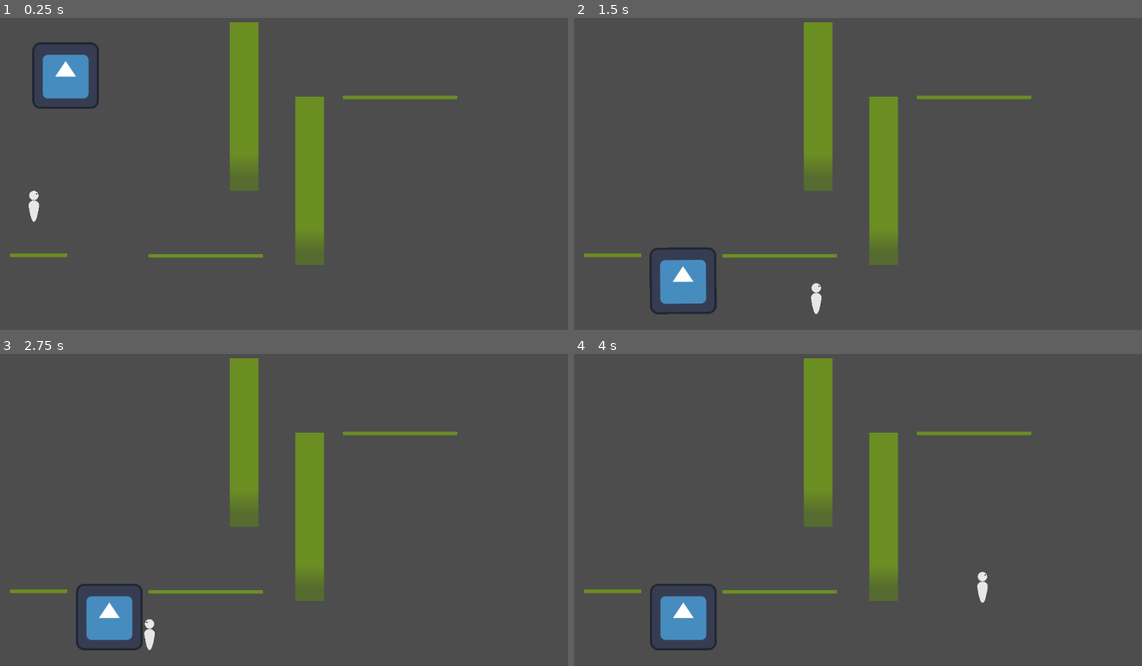
Above: before the commit, frames 1-4 (two rows, left to right).
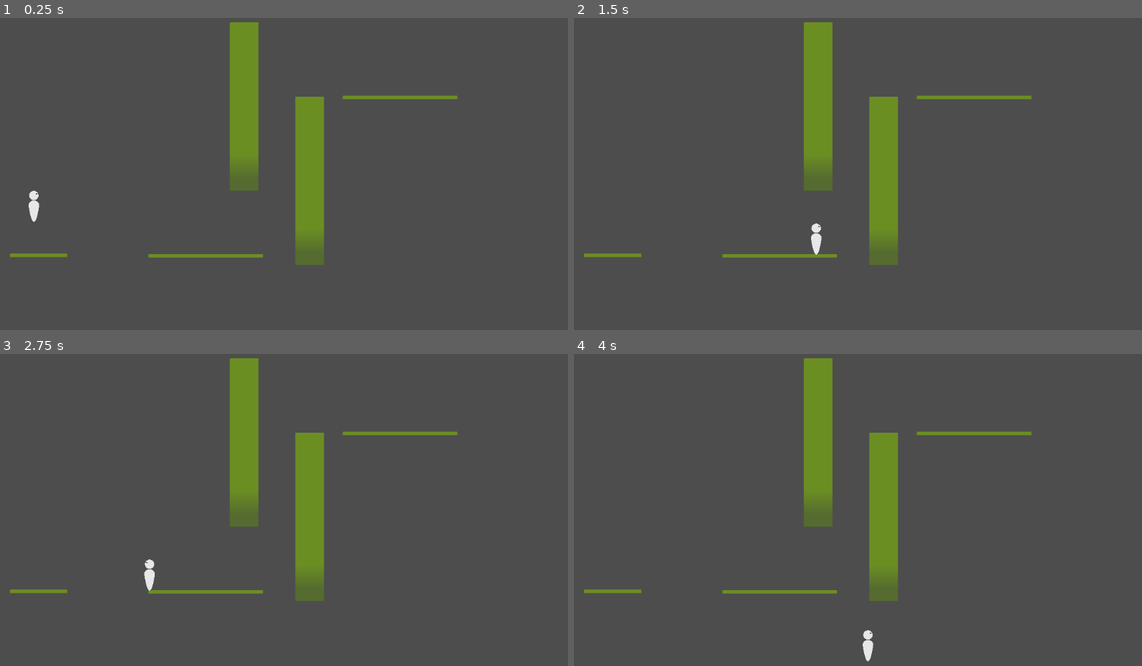
Above: after the commit, the same moments.

Repository: NeonGamerBot-QK/counterspell-boston
Game: Godot game, scene res://Levels/Demo.tscn
Two runs of this game, one before a commit and one after it. Both use one fixed random seed, a clock stepped at 60 frames per second and the inputs below. The engine's default icon, where the game draws it, is replaced by a stand-in: a white triangle on a blue panel in a dark square.
Inputs:
- Up to frame 1 (0.25 s): no input
- Up to frame 2 (1.5 s): hold D (right) from 0.53 s (still down); tap Shift (dash) at 0.6, 1.35 s; tap Space (jump) at 0.77 s
- Up to frame 3 (2.75 s): tap Space (jump) at 1.52 s; tap Enter at 2 s; release D (right) at 2.03 s; hold A (left) from 2.03 s (still down); tap Shift (dash) at 2.1 s
- Up to frame 4 (4 s): release A (left) at 2.78 s; hold D (right) from 2.78 s (still down); tap Shift (dash) at 2.85, 3.6 s; tap Space (jump) at 3.02, 3.77 s

The runs differ from the first frame. In frame 1, 1.5% of the frame differs, in the area x 5-18%, y 7-30%; in frame 2, 1.8%; in frame 3, 1.8%; in frame 4, 1.8%, in the area x 13-73%, y 69-99%.

Commit message:
Floor kills now

Diff:
--- a/Levels/Demo.tscn
+++ b/Levels/Demo.tscn
@@ -1,12 +1,9 @@
-[gd_scene load_steps=8 format=3 uid="uid://nh5fnlw3k6r2"]
+[gd_scene load_steps=7 format=3 uid="uid://nh5fnlw3k6r2"]
 
 [ext_resource type="Script" path="res://bg.gd" id="1_3do08"]
-[ext_resource type="Texture2D" uid="uid://c52haqan85k53" path="res://icon.svg" id="2_qpdr8"]
 [ext_resource type="Texture2D" uid="uid://wpffmph14bp5" path="res://ASSETS/platform.svg" id="3_e1cjm"]
+[ext_resource type="Script" path="res://Levels/floor.gd" id="3_i4eee"]
 [ext_resource type="PackedScene" uid="uid://b7kjqxjnmrpdc" path="res://Player/player.tscn" id="4_a35y7"]
-
-[sub_resource type="RectangleShape2D" id="RectangleShape2D_7nlyv"]
-size = Vector2(128, 128)
 
 [sub_resource type="RectangleShape2D" id="RectangleShape2D_fslva"]
 size = Vector2(1100, 6.5)
@@ -18,18 +15,9 @@
 position = Vector2(569, 296)
 script = ExtResource("1_3do08")
 
-[node name="Block" type="RigidBody2D" parent="."]
-position = Vector2(-443, -175)
-metadata/_edit_group_ = true
-
-[node name="BlockHitbox" type="CollisionShape2D" parent="Block"]
-shape = SubResource("RectangleShape2D_7nlyv")
-
-[node name="BlockSprite" type="Sprite2D" parent="Block"]
-texture = ExtResource("2_qpdr8")
-
-[node name="Floor" type="StaticBody2D" parent="."]
+[node name="Floor" type="Area2D" parent="."]
 position = Vector2(0, 315.75)
+script = ExtResource("3_i4eee")
 metadata/_edit_group_ = true
 
 [node name="CollisionShape2D" type="CollisionShape2D" parent="Floor"]
@@ -98,3 +86,5 @@
 [node name="Player" parent="." instance=ExtResource("4_a35y7")]
 position = Vector2(-504, 45)
 scale = Vector2(0.065, 0.065)
+
+[connection signal="body_entered" from="Floor" to="Floor" method="_on_body_entered"]
--- a/Player/player.gd
+++ b/Player/player.gd
@@ -5,7 +5,7 @@
 const JUMPFORCE = -600
 const DASH_SPEED = 800
 const DASH_DURATION = 0.2
-const WALL_JUMP_FORCE = -400
+const WALL_JUMP_FORCE = -800
 const WALL_JUMP_HORIZONTAL_SPEED = 200
 
 var dash_time_remaining = 0
